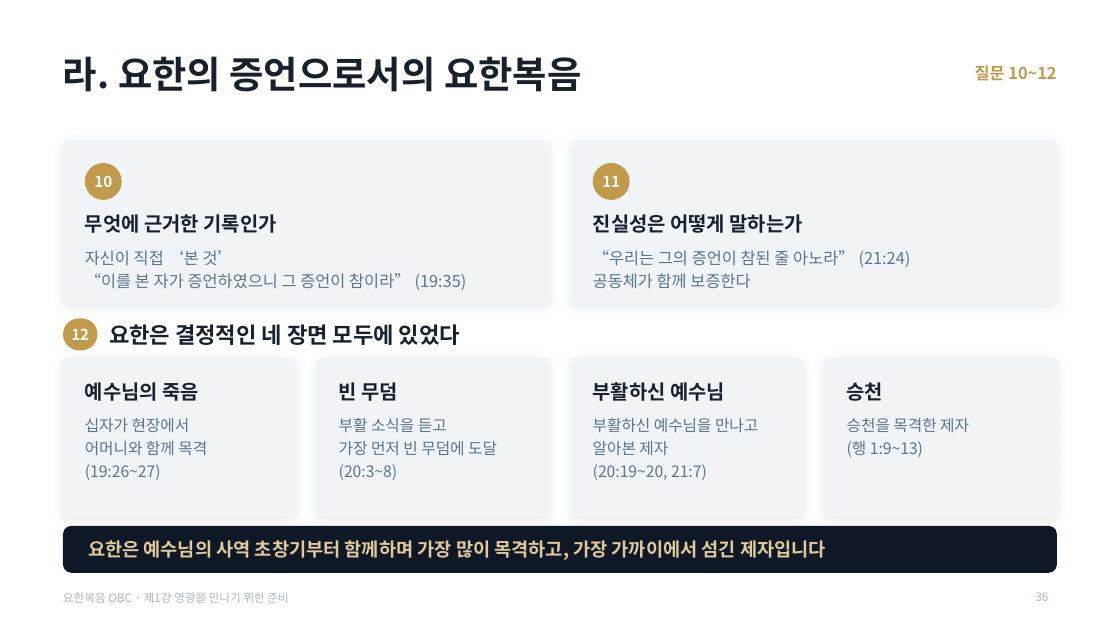
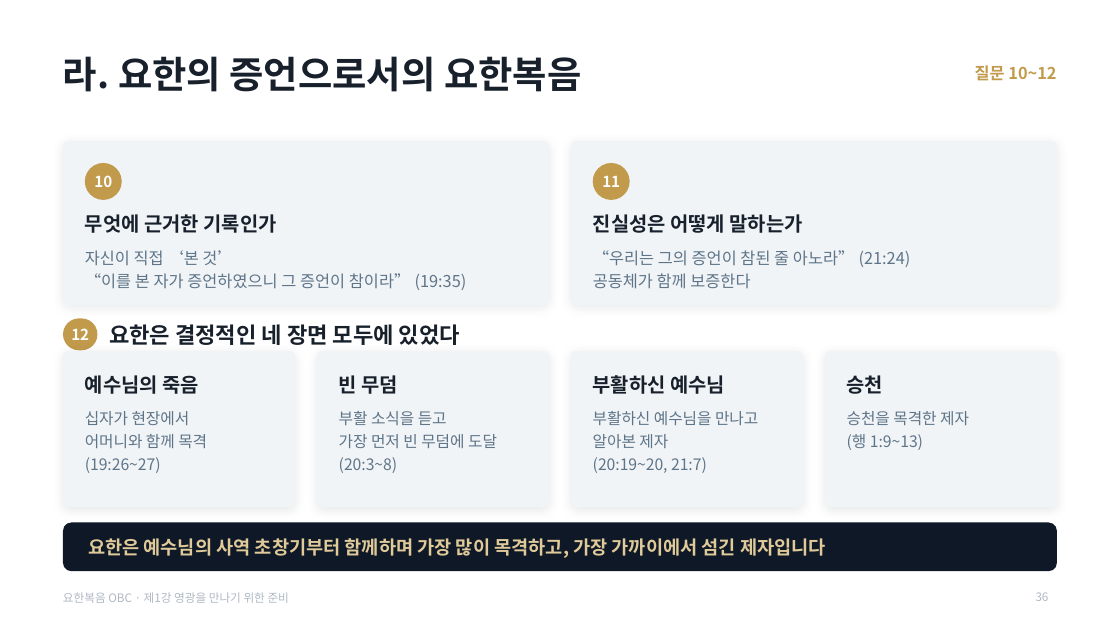
Before and after one commit to mio-modu/bible_GospelofJohn, a slide deck: slide 36 of dist/요한복음_1강_영광을_만나기_위한_준비.pptx. Drawn at 1120x630 pixels with LibreOffice and Linux fonts; fonts in the diff are those of the drawing. Boxes give left, top, right and bottom in pixels: in the first picture for what was removed or moved away, otherwise in the second. Text is boxed around its words. In the diff, an @@ line names an element or a change of style, - is before the commit and + after.

```diff
--- a/dist/요한복음_1강_영광을_만나기_위한_준비.pptx
+++ b/dist/요한복음_1강_영광을_만나기_위한_준비.pptx
@@ rounded rectangle: place and size @@
-rounded rectangle at bbox=[63, 358, 295, 518]
+rounded rectangle at bbox=[63, 351, 295, 507]
@@ rounded rectangle: place and size @@
-rounded rectangle at bbox=[317, 358, 549, 518]
+rounded rectangle at bbox=[317, 351, 549, 507]
@@ rounded rectangle: place and size @@
-rounded rectangle at bbox=[571, 358, 803, 518]
+rounded rectangle at bbox=[571, 351, 803, 507]
@@ rounded rectangle: place and size @@
-rounded rectangle at bbox=[825, 358, 1057, 518]
+rounded rectangle at bbox=[825, 351, 1057, 507]
@@ 8 texts: place and size @@
-8 texts at bbox=[85, 382, 969, 480]
+8 texts at bbox=[85, 375, 969, 473]
@@ rounded rectangle at bbox=[63, 523, 1057, 571]: proportions changed @@
```
Also in this commit, not shown: 18 other slides changed, 6 other files.
